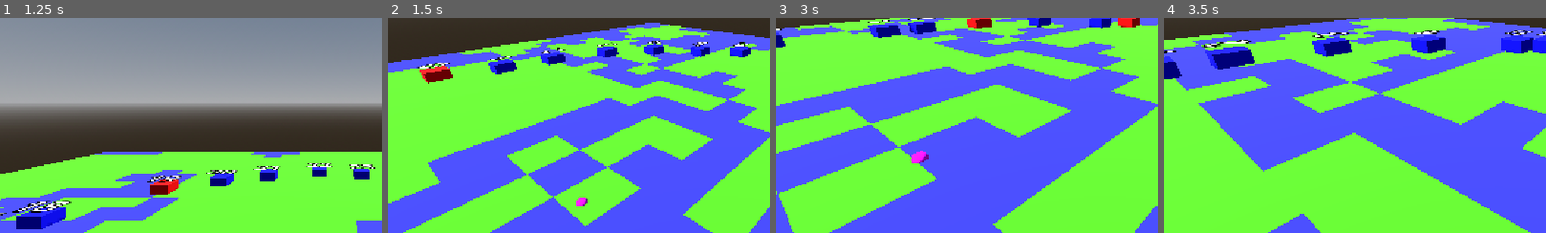
Above: before the commit, frames 1-4 (left to right).
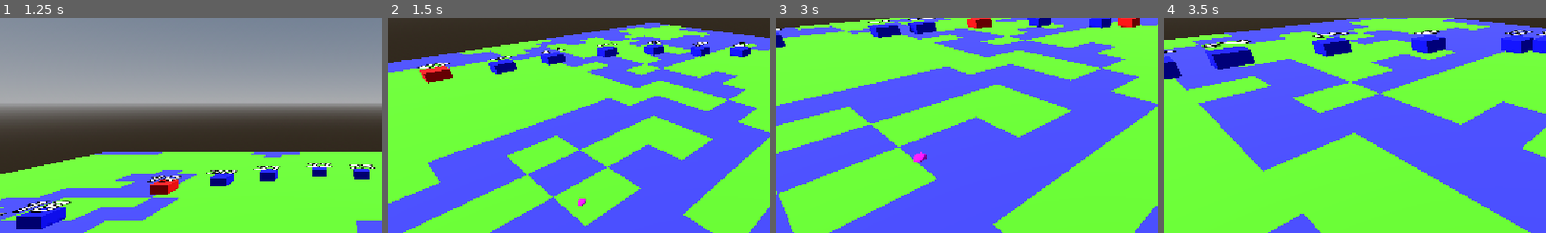
Above: after the commit, the same moments.

Repository: rubedo-red/AI-ICA
Game: Godot game, scene res://main_scene.tscn
Two runs of this game, one before a commit and one after it. Both use one fixed random seed, a clock stepped at 60 frames per second and the inputs below.
Inputs (mouse positions are % of the whole screen's width and height, from its top left):
- Up to frame 1 (1.25 s): move the mouse to (72, 45) at 0.52 s; hold Right mouse button (camera_player_3d_look) from 0.53 s (still down); click (72, 45) at 0.67 s
- Up to frame 2 (1.5 s): move the mouse to (45, 50) at 1.27 s; release Right mouse button (camera_player_3d_look) at 1.28 s; tap S (camera_player_3d_move_backwards) at 1.35 s; click (45, 50) at 1.42 s
- Up to frame 3 (3 s): move the mouse to (60, 28) at 2.02 s; hold Q (camera_player_3d_move_downwards) 2.03-2.78 s; click (60, 28) at 2.17 s; move the mouse to (45, 70) at 2.77 s; tap W (camera_player_3d_move_forwards) at 2.85 s; click (45, 70) at 2.92 s
- Up to frame 4 (3.5 s): no input
The pictures show only the part of the screen within x 6-56%, y 30-80%; the shares and areas given below are measured in that part.

Frame 1 is identical in both runs. In frame 2, less than 0.1% of the frame differs, in the area x 49-53%, y 83-88%; in frame 3, less than 0.1%, in the area x 35-40%, y 61-68%; in frame 4, nothing differs.

Commit message:
Calebs mistake

Diff:
--- a/unit.gd
+++ b/unit.gd
@@ -7,6 +7,10 @@
 var startingBoids
 #max distance from the average position between boids
 var cohesion
+#Previous terrain on last tick stored in an int
+var previousTerrain: int = -1
+#Previous position on the last tick stored as a Vector3d
+var previousTile
 
 
 @export var map: Node3D
@@ -58,10 +62,20 @@
 func _process(delta: float) -> void:
 
 	var t = map.pos_to_tile(global_position)
-	print(" - x: ",t[0],", z: ", t[1])
-
-	print(map.get_tile_index(t[0],t[1]))
-
+	if t !=previousTile:
+		print(" - x: ",t[0],", z: ", t[1])
+	var terrain = map.get_tile_index(t[0],t[1])
+	if terrain != previousTerrain:
+		if terrain == 0:
+			print("		- Land")
+		elif terrain == 1:
+			print("		- Water")
+		elif terrain == 2:
+			print("		- Mountain")
+		else:
+			print("		- Not on tile")
+	previousTerrain = terrain
+	previousTile = t
 
 	var target_center = _calc_average_pos()
 
--- a/unit.tscn
+++ b/unit.tscn
@@ -1,8 +1,6 @@
 [gd_scene format=3 uid="uid://ytodv04oaor"]
 
 [ext_resource type="Script" uid="uid://creyoy7ypt08w" path="res://unit.gd" id="1_btf8p"]
-
-[sub_resource type="SphereShape3D" id="SphereShape3D_un08l"]
 
 [sub_resource type="StandardMaterial3D" id="StandardMaterial3D_btf8p"]
 albedo_color = Color(1, 0, 1, 0.14509805)
@@ -11,15 +9,20 @@
 
 [sub_resource type="SphereMesh" id="SphereMesh_3pcld"]
 material = SubResource("StandardMaterial3D_ctwoc")
+radius = 0.02
+height = 0.04
+
+[sub_resource type="SphereShape3D" id="SphereShape3D_un08l"]
+margin = 0.0
+radius = 0.02
 
 [node name="Unit" type="CharacterBody3D" unique_id=1300394952]
 script = ExtResource("1_btf8p")
 
+[node name="MeshInstance3D" type="MeshInstance3D" parent="." unique_id=835088675]
+material_override = SubResource("StandardMaterial3D_btf8p")
+mesh = SubResource("SphereMesh_3pcld")
+
 [node name="CollisionShape3D" type="CollisionShape3D" parent="." unique_id=1151404491]
-transform = Transform3D(0.05, 0, 0, 0, 0.05, 0, 0, 0, 0.05, 0, 0, 0)
 shape = SubResource("SphereShape3D_un08l")
 debug_color = Color(0.36862746, 0.47843137, 1, 1)
-
-[node name="MeshInstance3D" type="MeshInstance3D" parent="CollisionShape3D" unique_id=835088675]
-material_override = SubResource("StandardMaterial3D_btf8p")
-mesh = SubResource("SphereMesh_3pcld")
